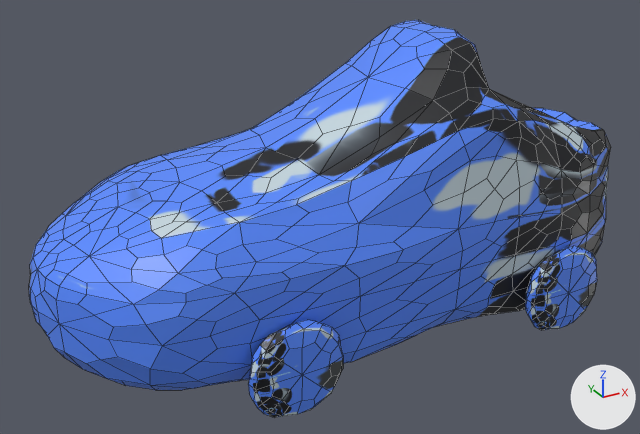
Before and after pictures for a commit that changed the OBJ model Resources/3d/LeftShoes/LeftShoes.obj.
Both versions are drawn from a 50 mm camera at (-8.62, -14.1, 9.2) aimed at (-0.85, 0.04, 2.13). Lighting does not change. The marker at lower right points along +X, +Y and +Z. Mesh edges are drawn as thin lines. Where no turn or scale is listed for an object, it has been applied to the vertices.
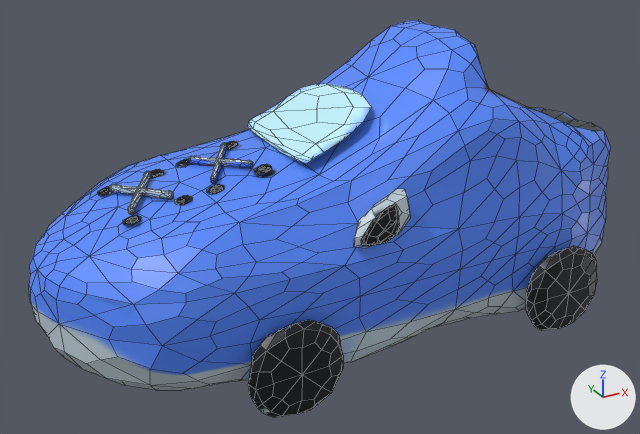
The newer file is also turned or shifted as a whole; pictures and numbers use the older file's frame.

Changed parts and their boxes [x1, y1, x2, y2] in the pictures (640 x 434 px):
part 1 of me_cube, added
    after: [97, 83, 410, 248]
part 2 of me_cube, surface changed
    both: [29, 34, 611, 418]

Edits to the bpy script that builds the scene:
```text
Change me_cube:
    used by ob_cube; location = (0.0, 0.0, 0.0)
    remove me_cube.from_pydata(...)  # 1306 vertices, 1296 faces; spans x -6.53..6.06, y -2.8..2.78, z -0.22..5.65
    add me_cube.from_pydata(...)  # 2168 vertices, 2124 faces; spans x -6.53..6.06, y -2.8..2.78, z -0.22..5.65
    me_cube part 1: 862 vertices added at x -5.0..-0.17, y -2.6..2.55, z 2.59..4.65
    me_cube part 2: 1296 kept faces spanning x -6.53..6.06, y -2.8..2.78, z -0.22..5.65 get new texture (UV) coordinates
```
